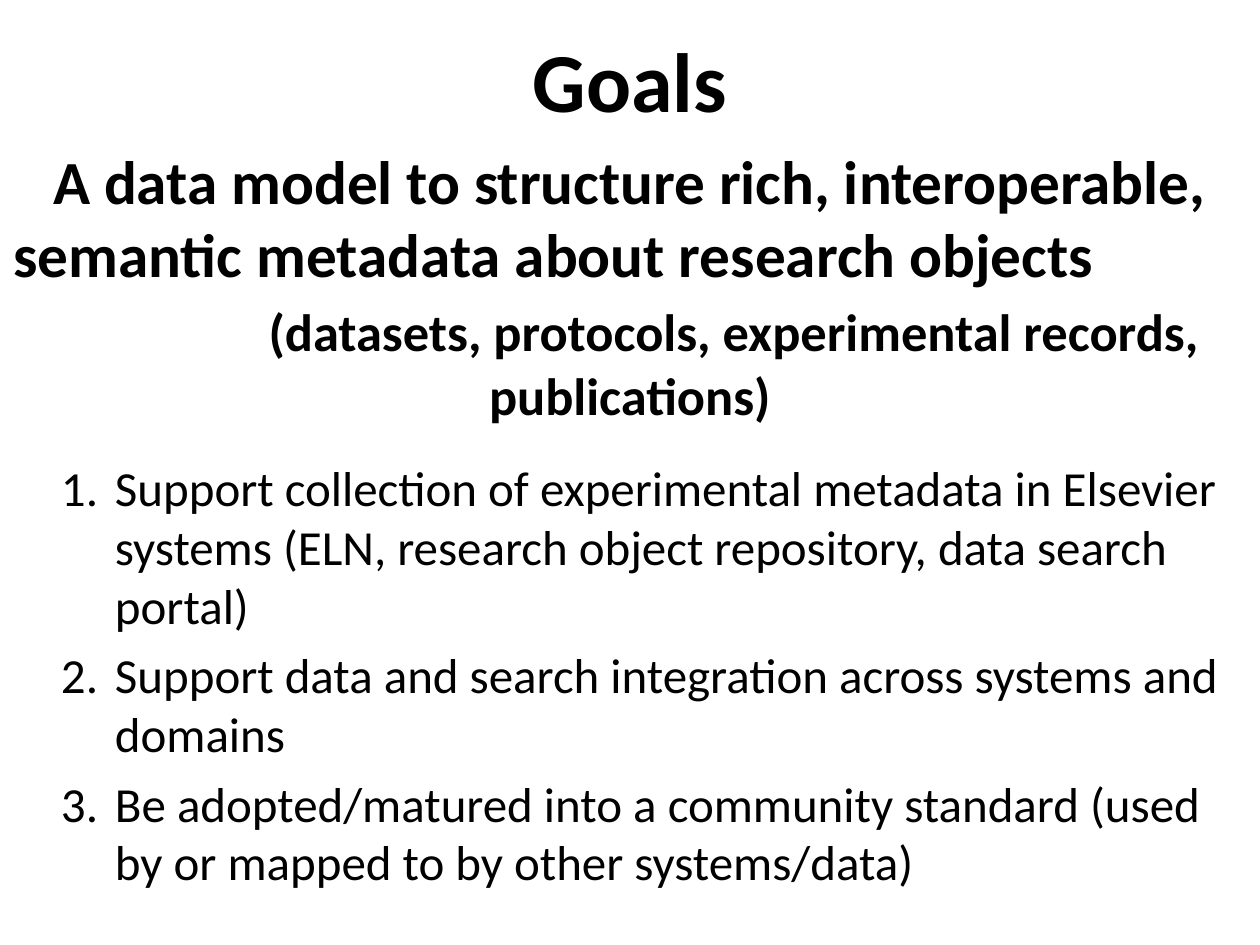
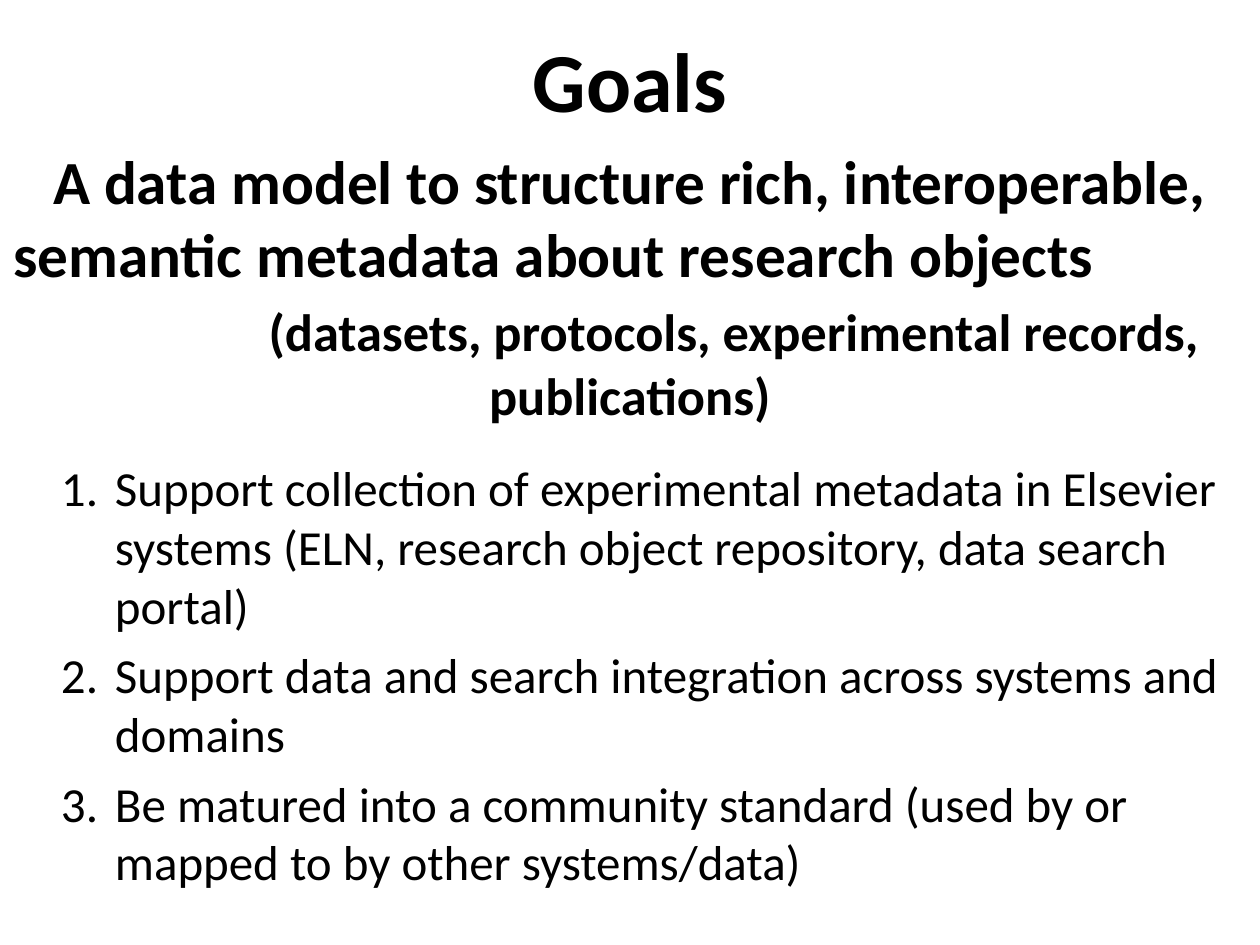
Before and after one commit to OHSU-Library/experimental-metadata-model, a slide deck: slide 2 of docs/6-18-15 Experimental Metadata Concepts and Models.pptx. Drawn at 1260x945 pixels with LibreOffice and Linux fonts; fonts in the diff are those of the drawing. Boxes give left, top, right and bottom in pixels: in the first picture for what was removed or moved away, otherwise in the second. Text is boxed around its words. In the diff, an @@ line names an element or a change of style, - is before the commit and + after.

Commit message:
updated some text on ppt

```diff
--- a/docs/6-18-15 Experimental Metadata Concepts and Models.pptx
+++ b/docs/6-18-15 Experimental Metadata Concepts and Models.pptx
@@ text at (115, 786, 1127, 888): text changed @@
-  3. Be adopted/matured into a community standard (used by or mapped to by other systems/data)
+  3. Be matured into a community standard (used by or mapped to by other systems/data)
```
Also in this commit, not shown: 6 other slides changed.
